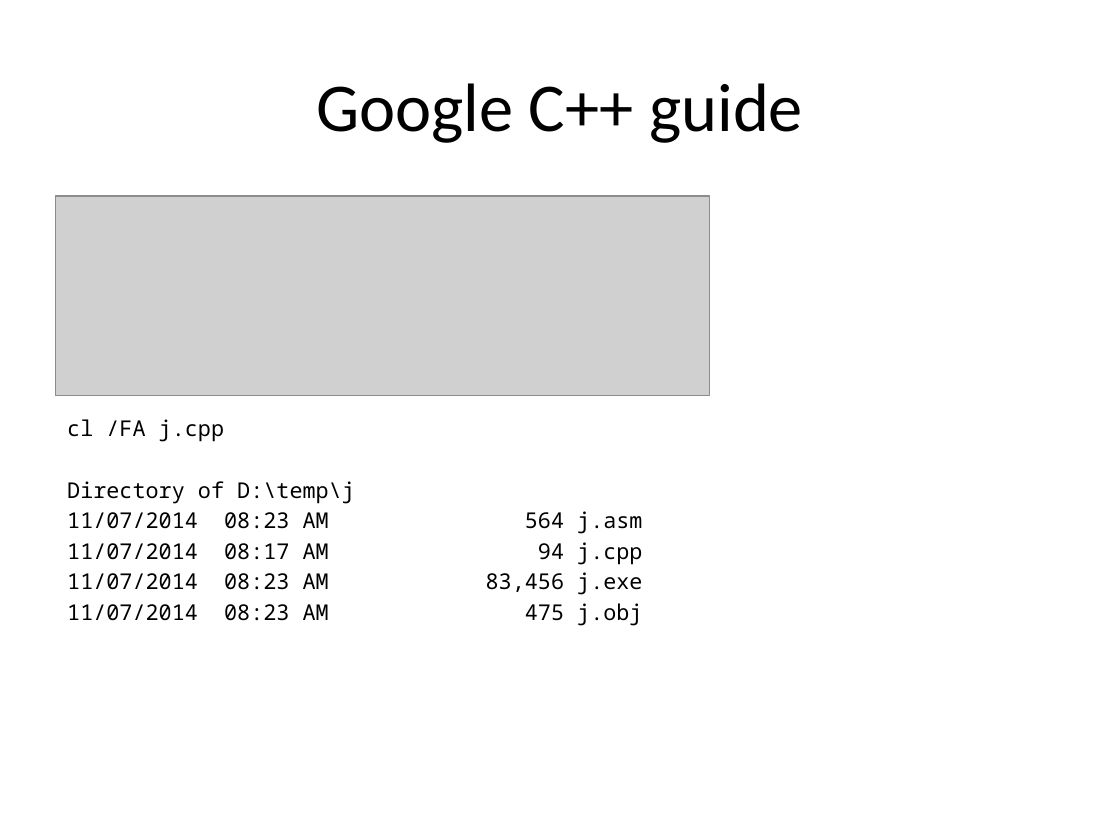
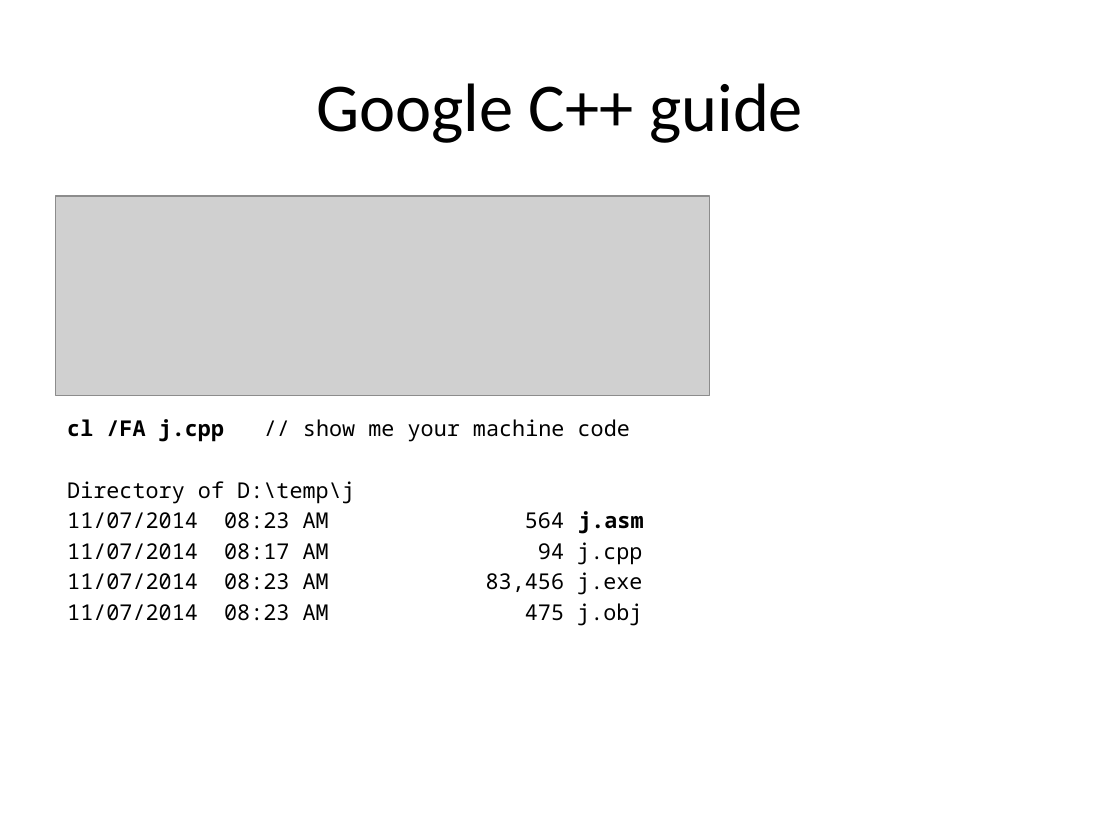
Before and after one commit to fellmad/FunWithCpp11, a slide deck: slide 61 of doc/Fun_with_C++11.pptx (slide 57 before the commit). Drawn at 1120x840 pixels with LibreOffice and Linux fonts; fonts in the diff are those of the drawing; grey boxes stand for pictures. Boxes give left, top, right and bottom in pixels: in the first picture for what was removed or moved away, otherwise in the second. Text is boxed around its words. In the diff, an @@ line names an element or a change of style, - is before the commit and + after.

```diff
--- a/doc/Fun_with_C++11.pptx
+++ b/doc/Fun_with_C++11.pptx
@@ text at bbox=[67, 419, 630, 442]: text changed @@
-cl /FA j.cpp
+cl /FA j.cpp // show me your machine code
```
Also in this commit, not shown: 10 other slides changed, 5 slides added, 3 slides removed, 1 other file.
